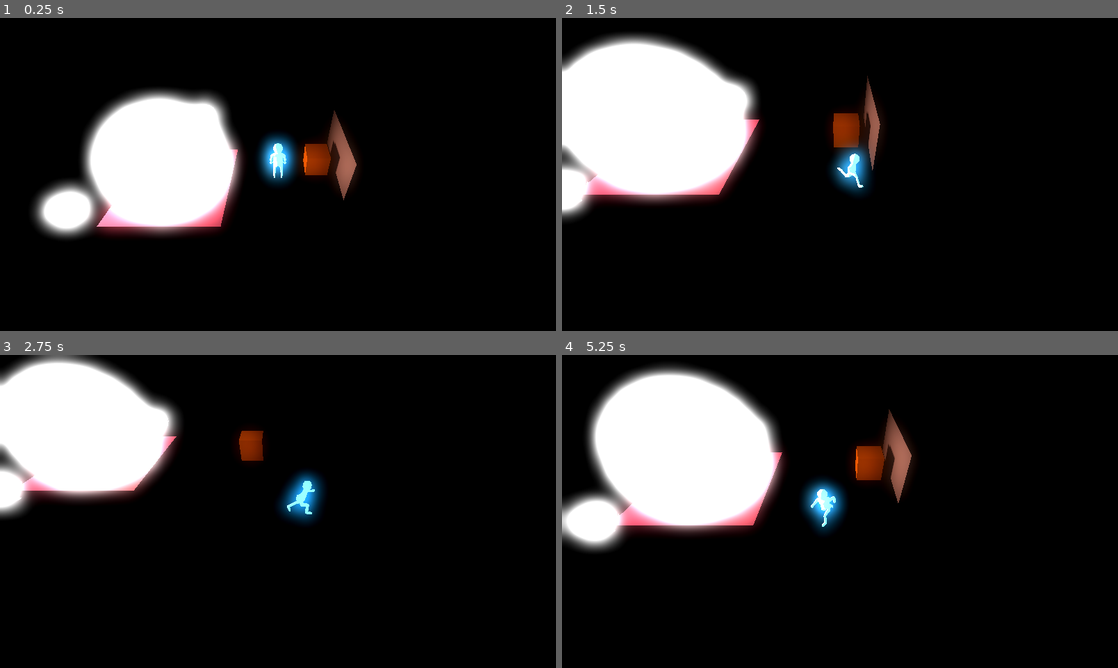
Above: before the commit, frames 1-4 (two rows, left to right).
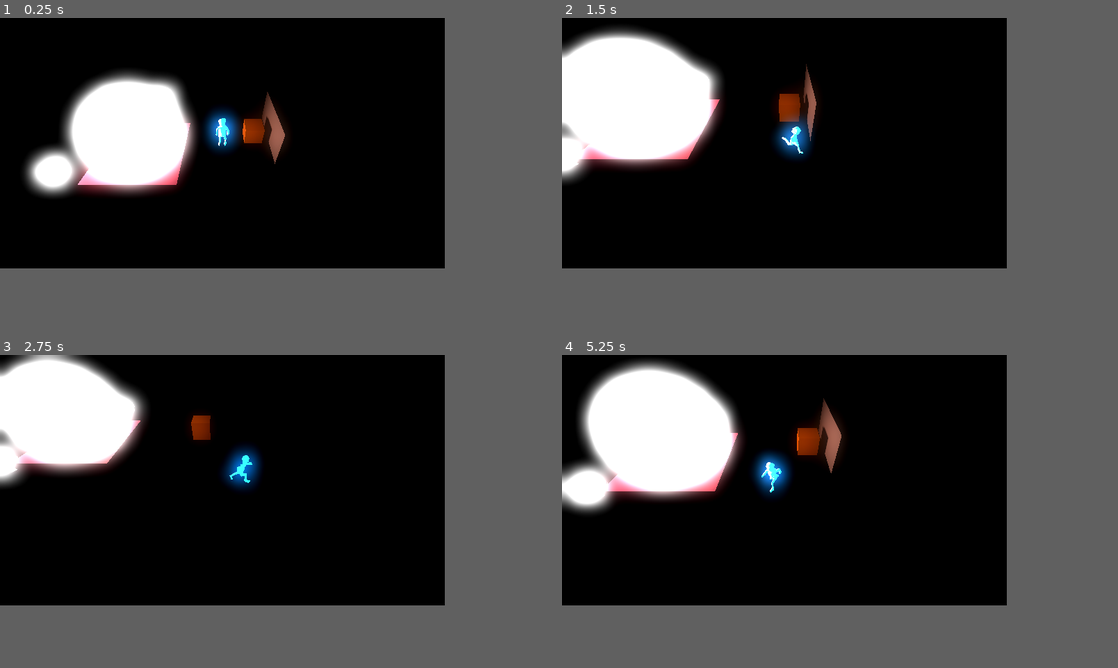
Above: after the commit, the same moments.

Repository: Boyquotes/TheGhost
Game: Godot game, scene res://scenes/base_level.tscn
Same seed, same stepped clock (60 frames per second), same inputs: the game is played once before the commit and once after it.
Inputs:
- Up to frame 1 (0.25 s): no input
- Up to frame 2 (1.5 s): hold Right (ui_right) 0.53-1.28 s; hold Down (ui_down) from 1.28 s (still down)
- Up to frame 3 (2.75 s): release Down (ui_down) at 2.03 s; hold Right (ui_right) from 2.03 s (still down)
- Up to frame 4 (5.25 s): release Right (ui_right) at 2.78 s; hold Up (ui_up) 2.78-3.53 s; hold Left (ui_left) 3.53-5.03 s; hold Down (ui_down) from 5.03 s (still down)
In our replay, the window is 800x450 before the commit and 640x360 after it. These sizes can differ from the game's own. Grey fills any space a smaller window leaves; there, only what the larger window draws over its background counts as a difference.

The runs differ from the first frame. In frame 1, 16% of the frame differs, in the area x 4-65%, y 16-71%; in frame 2, 13%; in frame 3, 9.3%; in frame 4, 15%.
Error in both runs: Trying to assign an array of type "Array[Node3D]" to a variable of type "Array[RigidBody3D]". (res://scripts/PlayerBody.gd:17)

Commit message:
2022/10/10 14:07 ghostlyMaterial hehe

Diff:
--- a/materials/test.gdshader
+++ b/materials/test.gdshader
@@ -3,10 +3,12 @@
 
 
 void vertex() {
-	//VERTEX.y += sin(TIME * 10.0 + VERTEX.x * 10.0) * 0.01;
-	//VERTEX.x += sin(TIME * 10.0 + VERTEX.y * 10.0) * 0.01;
+	VERTEX.y += sin(TIME * 20.0 + VERTEX.x * 15.0) * 0.04;
+	VERTEX.x += sin(TIME * 10.0 + VERTEX.y * 40.0) * 0.04;
+	VERTEX.z += sin(TIME * 30.0 + VERTEX.y * 30.0) * 0.04;
 }
 
 void fragment() {
-	EMISSION = vec3(1,5,10) * 0.5;
+	EMISSION = vec3(1,10,20) * 0.2;
+	ALPHA = 1.0;
 }
--- a/project.godot
+++ b/project.godot
@@ -27,8 +27,8 @@
 
 [display]
 
-window/size/viewport_width=853
-window/size/viewport_height=480
+window/size/viewport_width=640
+window/size/viewport_height=360
 window/size/mode=3
 window/size/resizable=false
 window/stretch/mode="viewport"
--- a/scenes/node_3d.tscn
+++ b/scenes/node_3d.tscn
@@ -2,11 +2,11 @@
 
 [ext_resource type="Shader" path="res://materials/test.gdshader" id="1_8j6rg"]
 
-[sub_resource type="ShaderMaterial" id="ShaderMaterial_e2wyd"]
+[sub_resource type="ShaderMaterial" id="ShaderMaterial_5b6da"]
 render_priority = 0
 shader = ExtResource("1_8j6rg")
 
 [node name="Node3d" type="Node3D"]
 
-[node name="CsgSphere3d" type="CSGSphere3D" parent="."]
-material = SubResource("ShaderMaterial_e2wyd")
+[node name="CsgBox3d" type="CSGBox3D" parent="."]
+material = SubResource("ShaderMaterial_5b6da")
--- a/test.gdshader
+++ /dev/null
@@ -1,12 +0,0 @@
-shader_type spatial;
-
-
-
-void vertex() {
-	//VERTEX.y += sin(TIME * 10.0 + VERTEX.x * 10.0) * 0.01;
-	//VERTEX.x += sin(TIME * 10.0 + VERTEX.y * 10.0) * 0.01;
-}
-
-void fragment() {
-	EMISSION = vec3(1,5,10) * 0.5;
-}
